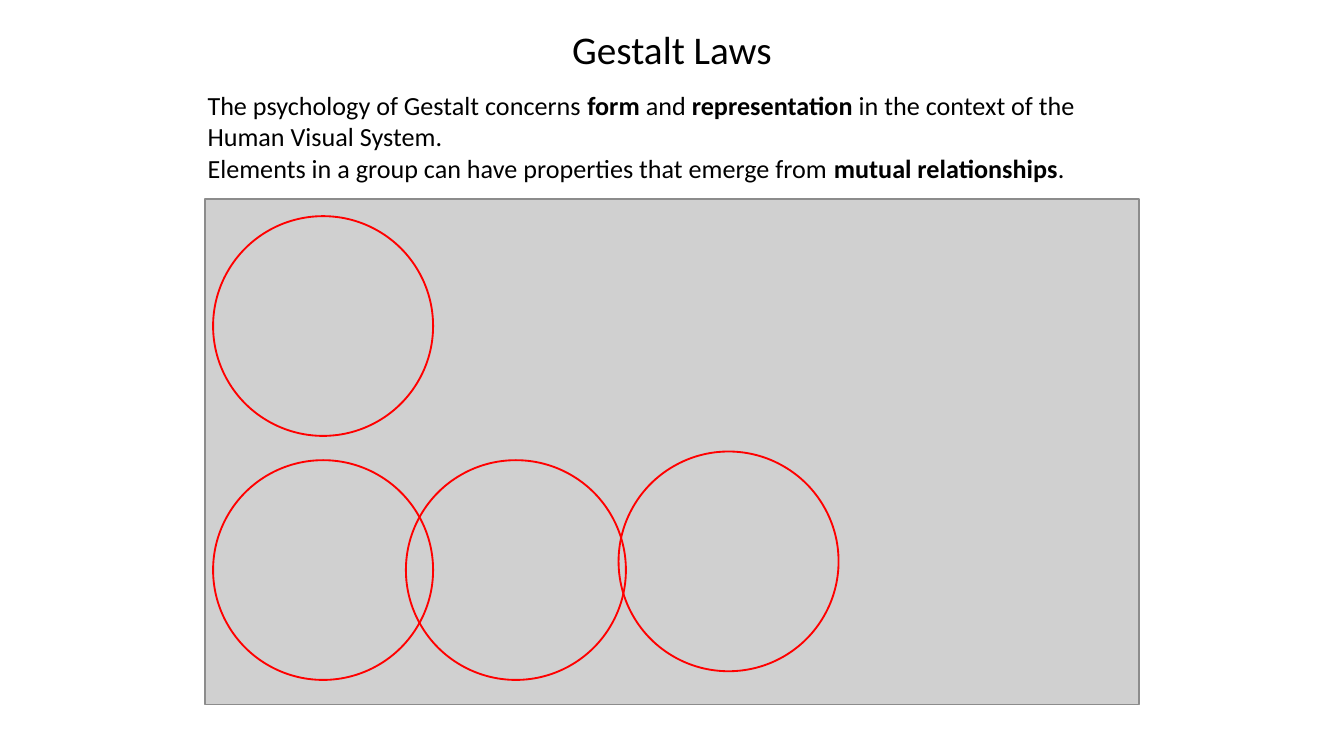
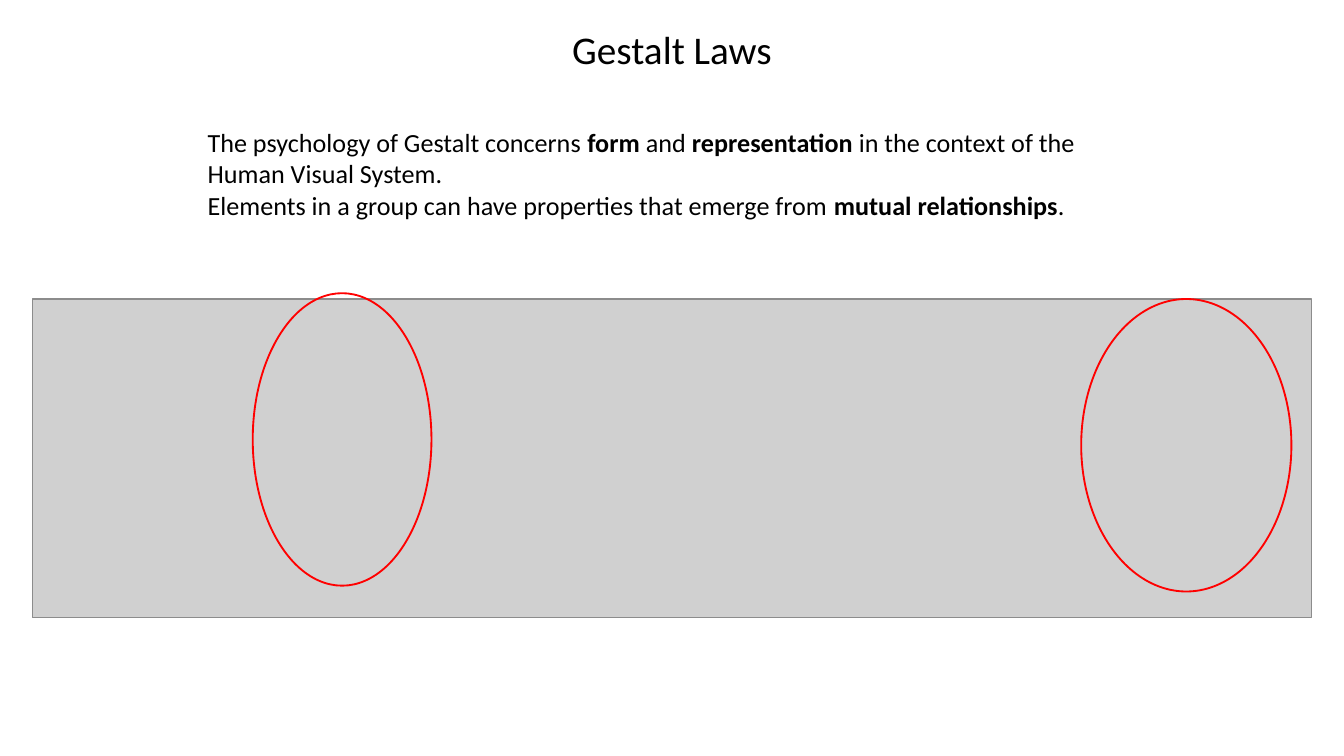
Before and after one commit to Teolul/Dot_Patterns_Perceptual_Grouping_RDG_vs_K-means, a slide deck: slide 6 of presentationENG.pptx (slide 5 before the commit). Drawn at 1344x756 pixels with LibreOffice and Linux fonts; fonts in the diff are those of the drawing; grey boxes stand for pictures; background and template pictures are left out. Boxes give left, top, right and bottom in pixels: in the first picture for what was removed or moved away, otherwise in the second. Text is boxed around its words. In the diff, an @@ line names an element or a change of style, - is before the commit and + after.

```diff
--- a/presentationENG.pptx
+++ b/presentationENG.pptx
@@ text "The psychology of Gestalt concerns ...": place and size @@
-text "The psychology of Gestalt concerns ..." at [208, 96, 1074, 183]
+text "The psychology of Gestalt concerns ..." at [208, 133, 1074, 220]
@@ ellipse: place and size @@
-ellipse at [214, 216, 434, 437]
+ellipse at [253, 293, 431, 586]
@@ picture: place and size @@
-picture at [206, 199, 1140, 704]
+picture at [32, 300, 1312, 618]
@@ ellipse: place and size @@
-ellipse at [214, 460, 434, 680]
+ellipse at [1081, 300, 1290, 593]
@@ ellipse removed at [406, 460, 626, 680] @@
@@ ellipse removed at [618, 452, 839, 672] @@
```
Also in this commit, not shown: 5 other slides changed, 5 slides added, 3 other files.
